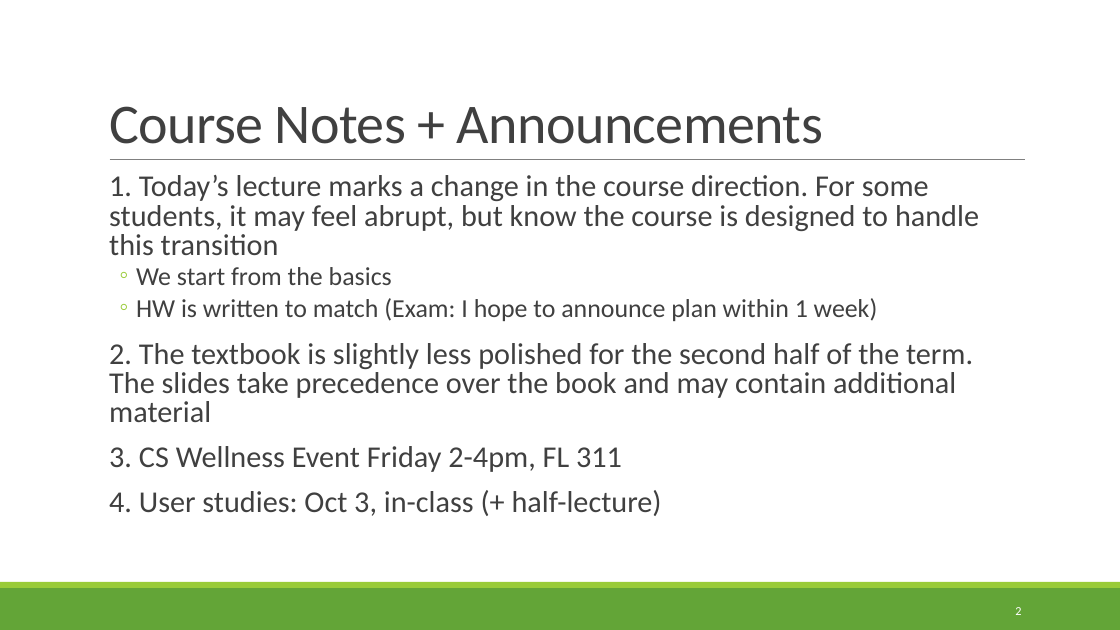
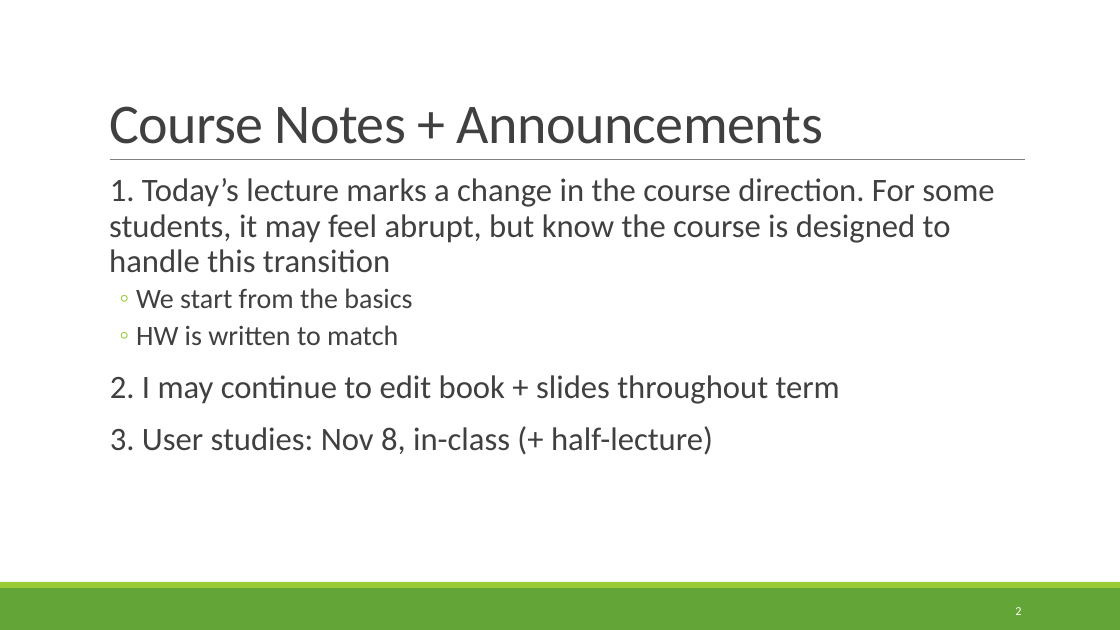
Before and after one commit to rbohrer/pl-course, a slide deck: slide 2 of LectureSlides/08Design1.pptx. Drawn at 1120x630 pixels with LibreOffice and Linux fonts; fonts in the diff are those of the drawing. Boxes give left, top, right and bottom in pixels: in the first picture for what was removed or moved away, otherwise in the second. Text is boxed around its words. In the diff, an @@ line names an element or a change of style, - is before the commit and + after.

```diff
--- a/LectureSlides/08Design1.pptx
+++ b/LectureSlides/08Design1.pptx
@@ text at [109, 178, 994, 308]: size 25.9 to 28 pt in "1. Today’s lecture marks a change in ..."; size 22.2 to 24 pt in "We start from the basics"; line spacing 0.8 to 0.9 @@
@@ text at [110, 325, 840, 454]: text changed; size 25.9 to 28 pt @@
-  ◦ HW is written to match (Exam: I hope to announce plan within 1 week)
-  2. The textbook is slightly less polished for the second half of the term. The slides take precedence over the book and may contain additional material
-  3. CS Wellness Event Friday 2-4pm, FL 311
-  4. User studies: Oct 3, in-class (+ half-lecture)
+  ◦ HW is written to match
+  2. I may continue to edit book + slides throughout term
+  3. User studies: Nov 8, in-class (+ half-lecture)
```
